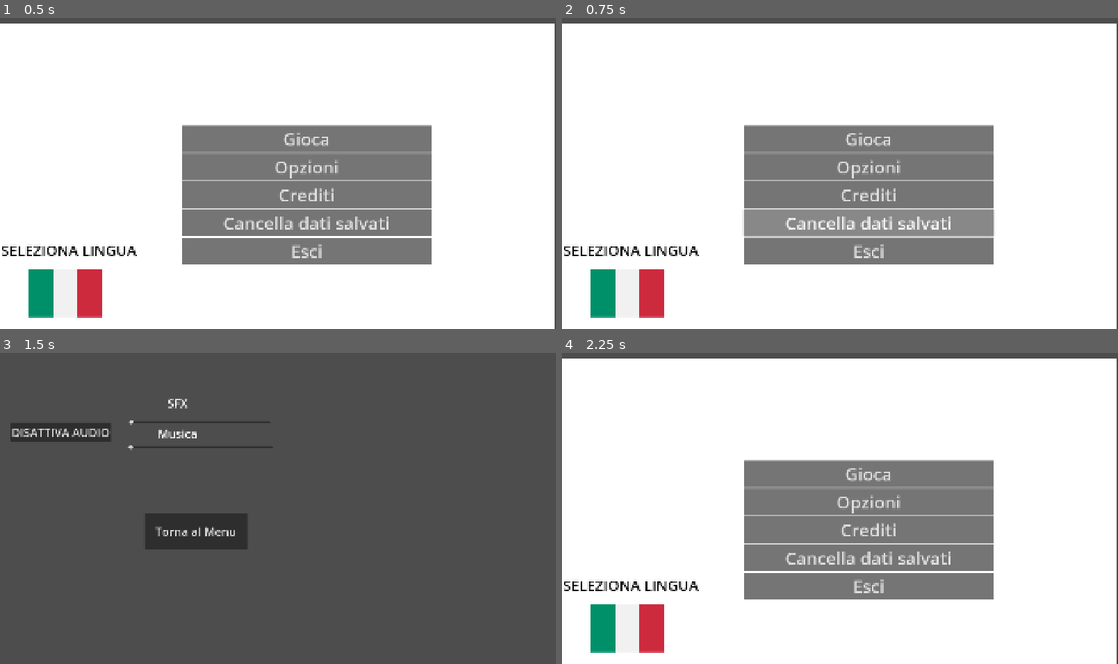
Above: before the commit, frames 1-4 (two rows, left to right).
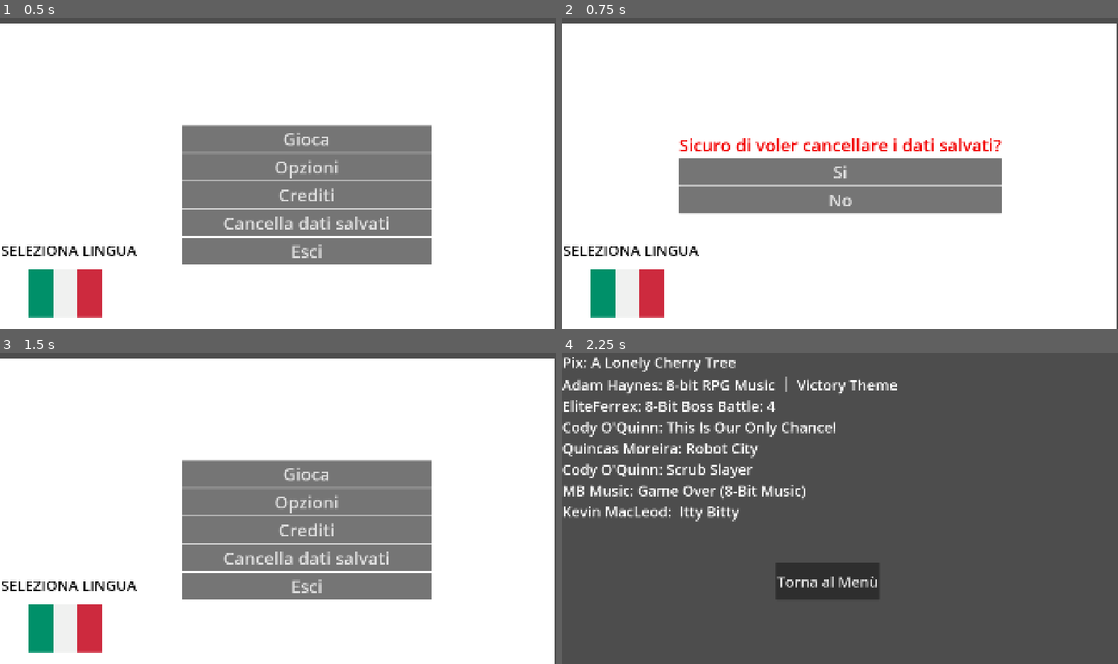
Above: after the commit, the same moments.

Repository: Gabbosenpai/Project-Hydra
Game: Godot game, scene res://Scenes/menu.tscn
Same seed, same stepped clock (60 frames per second), same inputs: the game is played once before the commit and once after it. Sound files missing from this copy of the repository are replaced by a short silence.
Inputs (mouse positions are in pixels of both pictures, inside the frame that each line leads up to):
- Up to frame 1 (0.5 s): no input
- Up to frame 2 (0.75 s): click "Cancella dati salvati" at 0.5 s
- Up to frame 3 (1.5 s): click (278, 505) at 1.25 s, where only the run after the commit has a clickable "Si"
- Up to frame 4 (2.25 s): click (756, 530) at 2 s, where only the run before the commit has a clickable "Torna al Menu"

Frame 1 is identical in both runs. In frame 2, 16% of the frame differs, in the area x 21-80%, y 34-80%; in frame 3, 98%, in the area x 0-100%, y 1-100%; in frame 4, 96%.

Commit message:
Aggiunta schermata conferma reset

Diff:
--- a/Scenes/menu.tscn
+++ b/Scenes/menu.tscn
@@ -82,6 +82,37 @@
 grow_vertical = 0
 texture_normal = ExtResource("2_eas8t")
 
+[node name="ResetConfirm" type="VBoxContainer" parent="."]
+visible = false
+anchors_preset = 8
+anchor_left = 0.5
+anchor_top = 0.5
+anchor_right = 0.5
+anchor_bottom = 0.5
+offset_left = -557.0
+offset_top = -136.5
+offset_right = 557.0
+offset_bottom = 136.5
+grow_horizontal = 2
+grow_vertical = 2
+metadata/_edit_group_ = true
+
+[node name="Label" type="Label" parent="ResetConfirm"]
+layout_mode = 2
+theme_override_colors/font_color = Color(0.94902, 0, 0, 1)
+theme_override_font_sizes/font_size = 60
+text = "Sicuro di voler cancellare i dati salvati?"
+
+[node name="YesButton" type="Button" parent="ResetConfirm"]
+layout_mode = 2
+theme_override_font_sizes/font_size = 60
+text = "Si"
+
+[node name="NoButton" type="Button" parent="ResetConfirm"]
+layout_mode = 2
+theme_override_font_sizes/font_size = 60
+text = "No"
+
 [connection signal="pressed" from="VBoxContainer/PlayButton" to="." method="_on_play_button_pressed"]
 [connection signal="pressed" from="VBoxContainer/OptionButton" to="." method="_on_option_button_pressed"]
 [connection signal="pressed" from="VBoxContainer/CreditsButton" to="." method="_on_credits_button_pressed"]
--- a/Scripts/Main Menu/menu.gd
+++ b/Scripts/Main Menu/menu.gd
@@ -4,12 +4,21 @@
 @onready var quit_button = $VBoxContainer/QuitButton
 @onready var credits_button = $VBoxContainer/CreditsButton
 @onready var reset_button = $VBoxContainer/ResetButton
+@onready var confirm_box = $ResetConfirm
+@onready var main_menu = $VBoxContainer
 
 
 func _ready():
 	var menu_music = preload("res://Assets/Sound/OST/Quincas Moreira - Robot City ♫ NO COPYRIGHT 8-bit Music (MENU AUDIO).mp3")
 	AudioManager.play_music(menu_music)
 	reset_button.pressed.connect(_on_reset_button_pressed)
+	# Collegamenti bottoni conferma
+	confirm_box.get_node("YesButton").pressed.connect(_on_confirm_yes)
+	confirm_box.get_node("NoButton").pressed.connect(_on_confirm_no)
+
+	# Nascondi conferma all'avvio
+	confirm_box.visible = false
+
 #se clicco gioca ferma l'OST del menù
 func _on_play_button_pressed() -> void:
 	AudioManager.play_sfx(AudioManager.button_click_sfx)
@@ -42,5 +51,20 @@
 
 func _on_reset_button_pressed() -> void:
 	AudioManager.play_sfx(AudioManager.button_click_sfx)
+	main_menu.visible = false
+	confirm_box.visible = true
+
+
+func _on_confirm_yes() -> void:
+	AudioManager.play_sfx(AudioManager.button_click_sfx)
 	SaveManager.reset_progress()
 	print("Progress reset!")
+	confirm_box.visible = false
+	main_menu.visible = true
+
+
+
+func _on_confirm_no() -> void:
+	AudioManager.play_sfx(AudioManager.button_click_sfx)
+	confirm_box.visible = false
+	main_menu.visible = true
